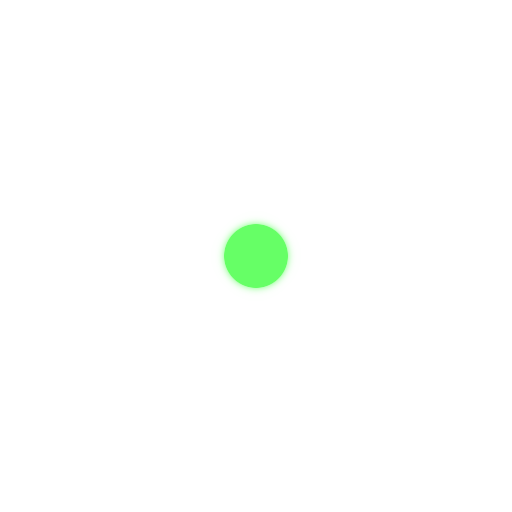
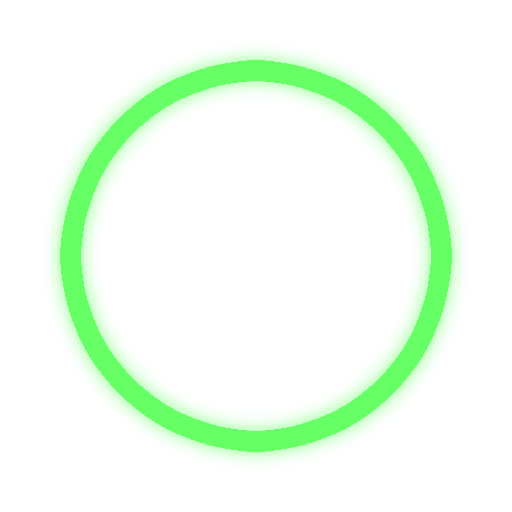
Two versions of the same layered image (512×512). Layer-by-layer changes:
added layer "Emission copy" above "Emission" over [60, 60, 452, 452]
added layer "Emission" above "Pasted Layer copy" over [43, 43, 469, 469]
hid "Pasted Layer copy" over [224, 224, 288, 288]
hid "Pasted Layer" over [216, 216, 296, 296]
